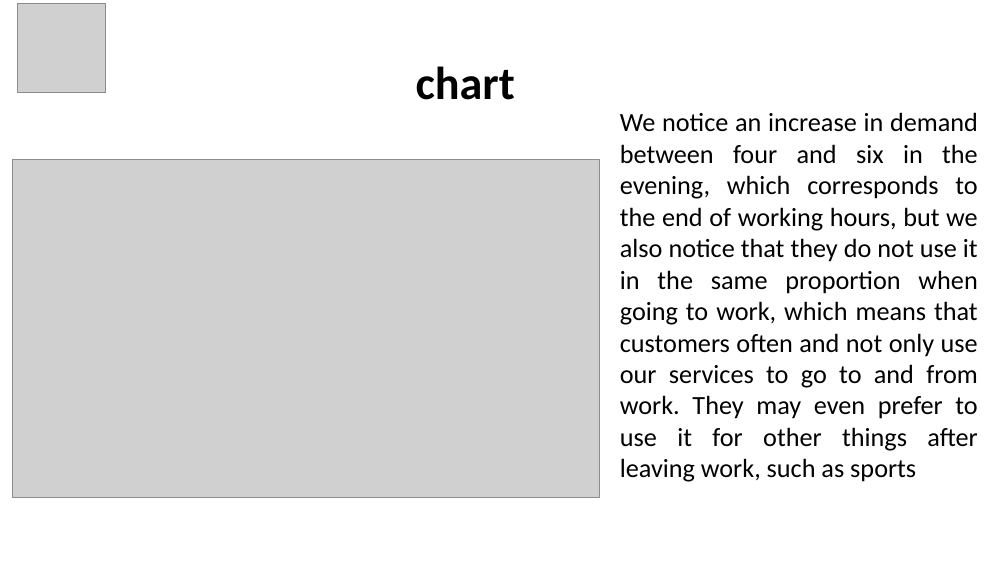
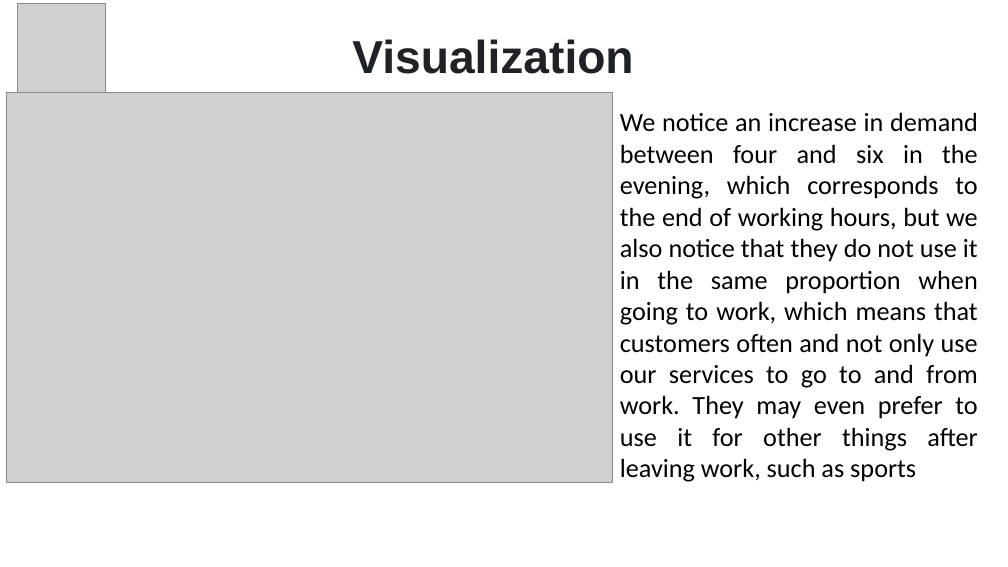
Before and after one commit to O-laksir/PowerBI-Cyclistic-, a slide deck: slide 11 of Cyclistic.pptx (slide 9 before the commit). Drawn at 1008x567 pixels with LibreOffice and Linux fonts; fonts in the diff are those of the drawing; grey boxes stand for pictures. Boxes give left, top, right and bottom in pixels: in the first picture for what was removed or moved away, otherwise in the second. Text is boxed around its words. In the diff, an @@ line names an element or a change of style, - is before the commit and + after.

```diff
--- a/Cyclistic.pptx
+++ b/Cyclistic.pptx
@@ text added at box(352, 39, 633, 74), 44 pt, text #1F2328, bold @@
+Visualization
@@ text removed at box(416, 66, 515, 100) @@
-chart
@@ picture: place and size @@
-picture at box(12, 160, 600, 498)
+picture at box(6, 93, 613, 482)
```
Also in this commit, not shown: 8 other slides changed, 2 slides added.
